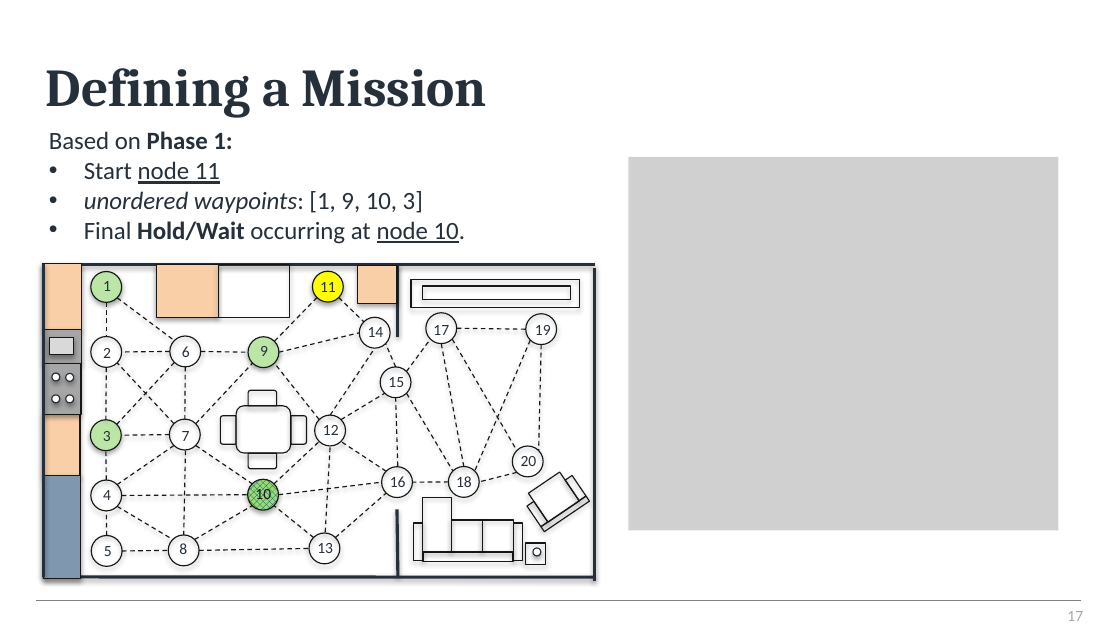
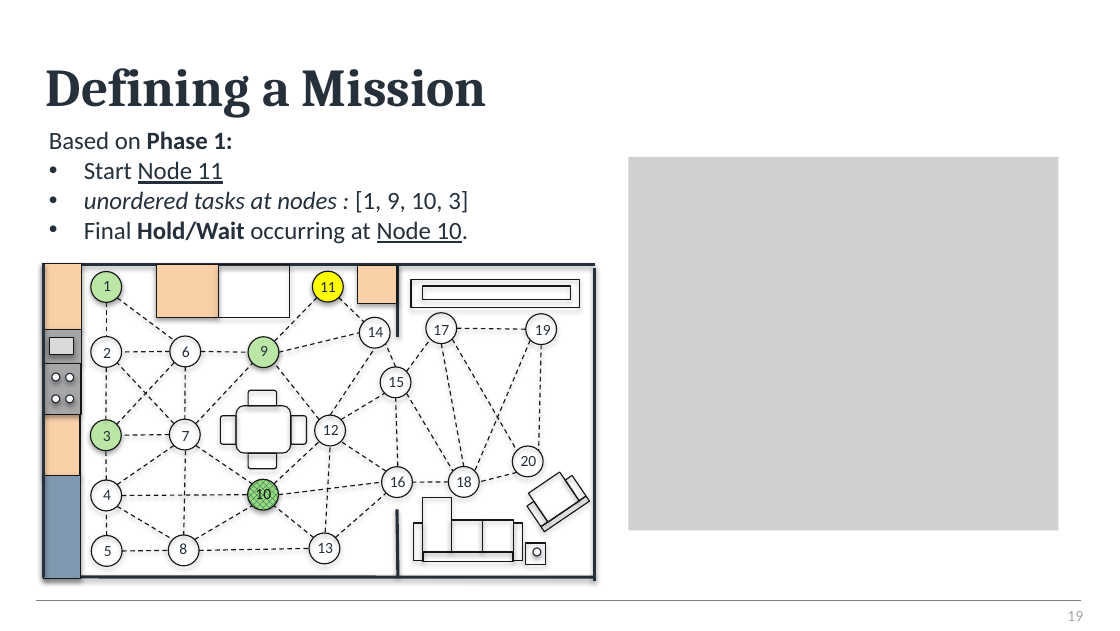
Before and after one commit to hysterr/York_Abstract_Navigation, a slide deck: slide 19 of December_2021.pptx (slide 17 before the commit). Drawn at 1120x631 pixels with LibreOffice and Linux fonts; fonts in the diff are those of the drawing; grey boxes stand for pictures; background and template pictures are left out. Boxes give left, top, right and bottom in pixels: in the first picture for what was removed or moved away, otherwise in the second. Text is boxed around its words. In the diff, an @@ line names an element or a change of style, - is before the commit and + after.

```diff
--- a/December_2021.pptx
+++ b/December_2021.pptx
@@ text at [84, 161, 469, 244]: text changed @@
-• Start node 11
-• unordered waypoints: [1, 9, 10, 3]
-• Final Hold/Wait occurring at node 10.
+• Start Node 11
+• unordered tasks at nodes : [1, 9, 10, 3]
+• Final Hold/Wait occurring at Node 10.
@@ page number at [1067, 611, 1083, 621]: text changed @@
-17
+19
```
Also in this commit, not shown: 18 other slides changed, 3 slides added, 6 other files.
